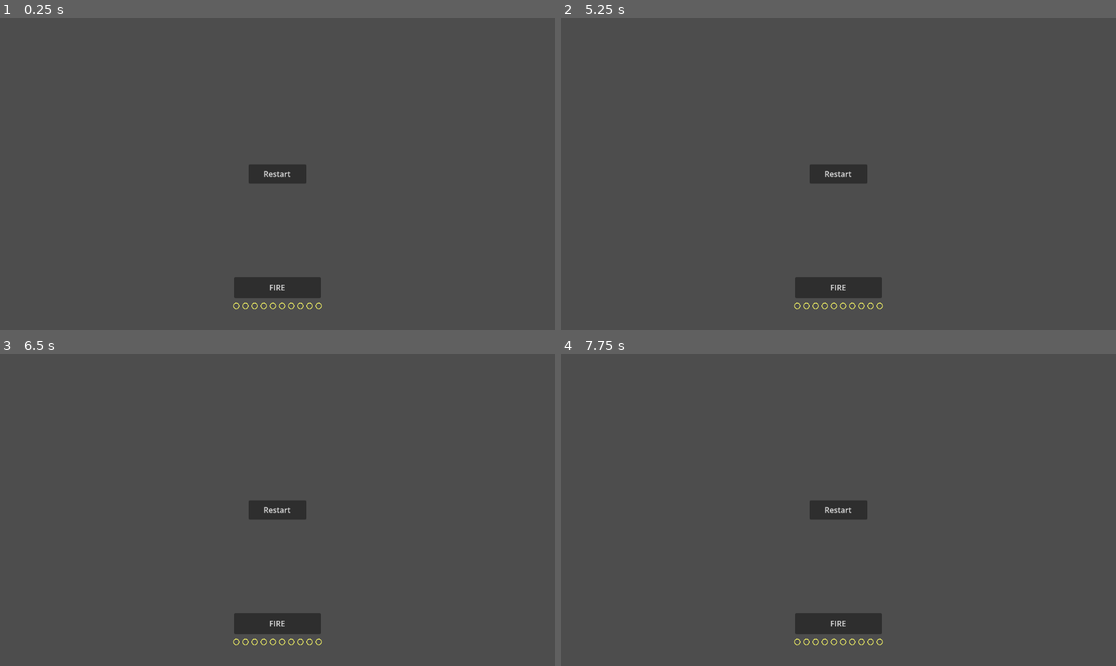
Above: before the commit, frames 1-4 (two rows, left to right).
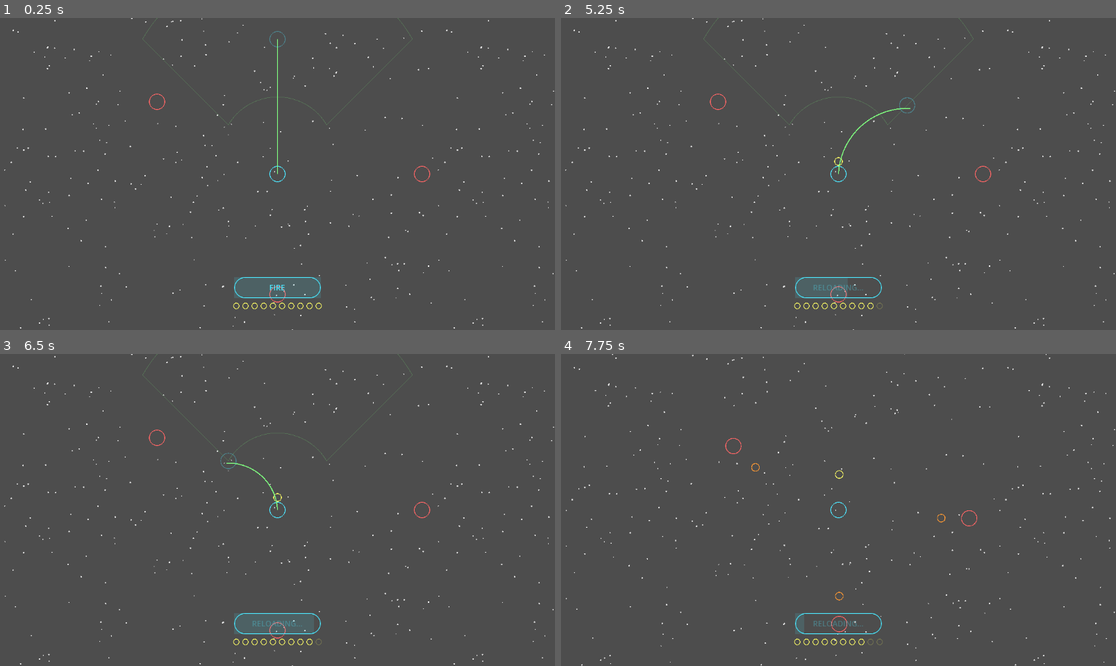
Above: after the commit, the same moments.

Repository: failuer/vibe-space
Game: Godot game, scene res://game_world.tscn
Two runs of this game, one before a commit and one after it. Both use one fixed random seed, a clock stepped at 60 frames per second and the inputs below.
Inputs (mouse positions are in pixels of both pictures, inside the frame that each line leads up to):
- Up to frame 1 (0.25 s): no input
- Up to frame 2 (5.25 s): click (838, 174) at 0.5 s, where only the run before the commit has a clickable "Restart"; click (838, 174) at 1.25 s, where only the run before the commit has a clickable "Restart"; click (838, 174) at 2 s, where only the run before the commit has a clickable "Restart"; click "FIRE" at 2.75 s; click (838, 286) at 3.5 s, where only the run before the commit has a clickable "FIRE"; click (838, 286) at 4.25 s, where only the run before the commit has a clickable "FIRE"; move the mouse to (960, 158) at 5.02 s
- Up to frame 3 (6.5 s): move the mouse to (166, 525) at 5.77 s
- Up to frame 4 (7.75 s): move the mouse to (894, 441) at 6.52 s; tap Enter at 7.25 s; move the mouse to (810, 572) at 7.27 s; tap Space at 7.52 s

The runs differ from the first frame. In frame 1, 2.3% of the frame differs, in the area x 0-100%, y 0-100%; in frame 2, 2.3%; in frame 3, 2.3%; in frame 4, 2.2%.
Error before the commit: Parse Error: Cannot infer the type of "e_spawn" variable because the value doesn't have a set type. (res://game.gd:276)

Commit message:
fix: explicit Vector2 type on e_spawn; remove stale UID from game_world.tscn

Diff:
--- a/game.gd
+++ b/game.gd
@@ -273,7 +273,7 @@
             continue
 
         var edir := to_player.normalized()
-        var e_spawn := enemy.pos + edir * (ENEMY_RADIUS + MISSILE_RADIUS + 2.0)
+        var e_spawn: Vector2 = enemy.pos + edir * (ENEMY_RADIUS + MISSILE_RADIUS + 2.0)
         missiles.append({
             "pos": e_spawn,
             "vel": edir * MISSILE_SPEED,
Not shown: 1 places in game_world.tscn that only renumber resources
